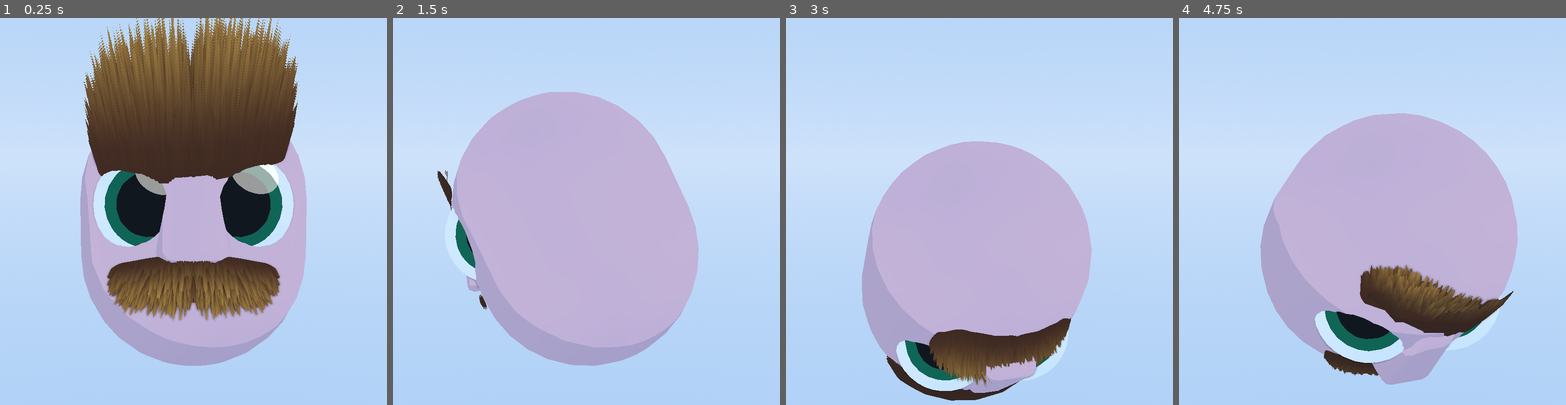
Above: before the commit, frames 1-4 (left to right).
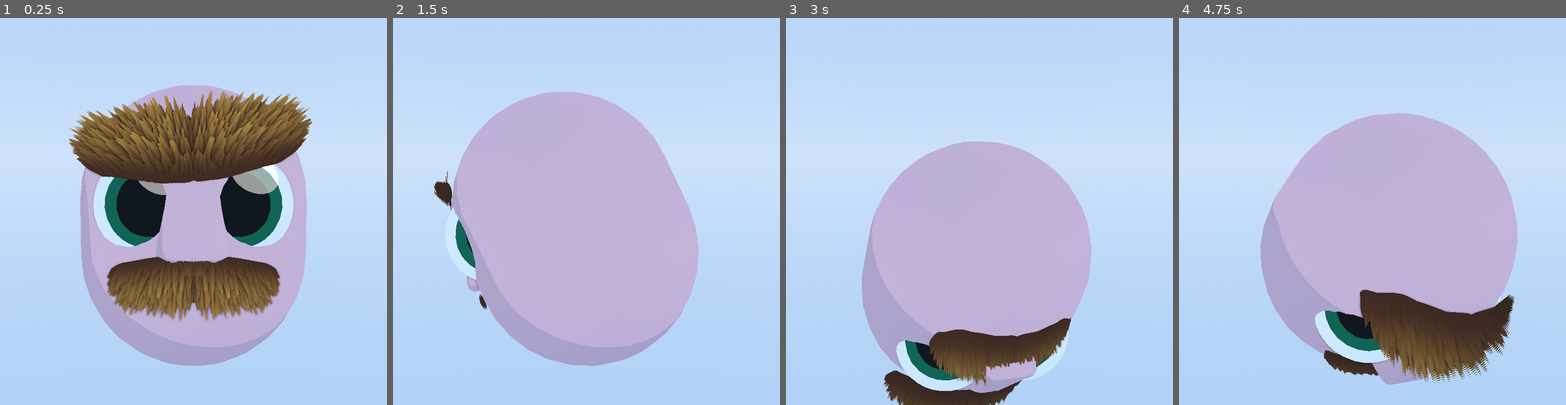
Above: after the commit, the same moments.

Repository: haraldwer/AcerolaFurryChallenge
Game: Godot game, scene res://character.tscn
Two runs of this game, one before a commit and one after it. Both use one fixed random seed, a clock stepped at 60 frames per second and the inputs below.
Inputs (mouse positions are in pixels of both pictures, inside the frame that each line leads up to):
- Up to frame 1 (0.25 s): no input
- Up to frame 2 (1.5 s): move the mouse to (671, 192) at 0.52 s; press the mouse at (671, 192) at 0.53 s; move the mouse to (509, 230) at 1.27 s; release the mouse at (509, 230) at 1.28 s; click (509, 230) at 1.35 s
- Up to frame 3 (3 s): move the mouse to (1018, 126) at 2.02 s; press the mouse at (1018, 126) at 2.03 s; tap Enter at 2.75 s; move the mouse to (960, 288) at 2.77 s; release the mouse at (960, 288) at 2.78 s; click (960, 288) at 2.85 s
- Up to frame 4 (4.75 s): move the mouse to (1488, 269) at 3.52 s; press the mouse at (1488, 269) at 3.53 s; tap Space at 4.25 s; move the mouse to (1256, 153) at 4.27 s; release the mouse at (1256, 153) at 4.28 s; click (1256, 153) at 4.35 s

The runs differ from the first frame. In frame 1, 16% of the frame differs, in the area x 17-81%, y 0-43%; in frame 2, 0.1%; in frame 3, 1.0%; in frame 4, 6.1%.

Commit message:
Godot 4.6 + web

Diff:
--- a/character.tscn
+++ b/character.tscn
@@ -36,64 +36,64 @@
 shader_parameter/eye_black = Color(0, 0, 0, 1)
 shader_parameter/eye_iris = Color(0, 0.415686, 0.294118, 1)
 
-[node name="Node3D" type="Node3D"]
+[node name="Node3D" type="Node3D" unique_id=920409809]
 script = ExtResource("1_ldatg")
 
-[node name="Camera3D" type="Camera3D" parent="."]
+[node name="Camera3D" type="Camera3D" parent="." unique_id=1809371571]
 transform = Transform3D(1, 3.39232e-16, 3.59596e-15, -6.5135e-16, 0.996195, 0.0871558, -3.55271e-15, -0.0871558, 0.996195, 0, 0.85, 5.5)
 environment = SubResource("Environment_c6fb4")
 fov = 35.0
 
-[node name="DirectionalLight3D" type="DirectionalLight3D" parent="."]
+[node name="DirectionalLight3D" type="DirectionalLight3D" parent="." unique_id=974762934]
 transform = Transform3D(-0.505474, 0.769312, 0.39071, -0.0993889, -0.501717, 0.859303, 0.857099, 0.395523, 0.330066, 3.10307, 2.60077, -0.0231068)
 
-[node name="Character" type="Node3D" parent="."]
+[node name="Character" type="Node3D" parent="." unique_id=1512107088]
 
-[node name="Body" type="MeshInstance3D" parent="Character"]
+[node name="Body" type="MeshInstance3D" parent="Character" unique_id=768114311]
 mesh = ExtResource("3_3xmsb")
 skeleton = NodePath("../..")
 surface_material_override/0 = SubResource("ShaderMaterial_pl0kk")
 surface_material_override/1 = ExtResource("4_ssf7j")
 
-[node name="Hair" type="MeshInstance3D" parent="Character"]
+[node name="Hair" type="MeshInstance3D" parent="Character" unique_id=1324529820]
 visible = false
 mesh = ExtResource("1_uxmlh")
 skeleton = NodePath("../..")
 
-[node name="Moustache" type="MeshInstance3D" parent="Character"]
+[node name="Moustache" type="MeshInstance3D" parent="Character" unique_id=549757101]
 transform = Transform3D(1, 0, 0, 0, 1, 0, 0, 0, 1, 0, 0.129775, 1.00441)
 mesh = ExtResource("2_6u6bb")
 skeleton = NodePath("../..")
 surface_material_override/0 = ExtResource("7_6073e")
 script = ExtResource("9_84vkm")
 
-[node name="Brow" type="MeshInstance3D" parent="Character"]
+[node name="Brow" type="MeshInstance3D" parent="Character" unique_id=879580130]
 transform = Transform3D(-1.24937, 1.02892e-07, 0, -1.07219e-07, -1.15535, 0.35736, 2.08258e-08, 0.22441, 1.83983, 0, 0.734301, 0.967548)
 mesh = ExtResource("2_6u6bb")
 skeleton = NodePath("../..")
 surface_material_override/0 = ExtResource("7_6073e")
 script = ExtResource("9_84vkm")
 
-[node name="Nose" type="MeshInstance3D" parent="Character"]
+[node name="Nose" type="MeshInstance3D" parent="Character" unique_id=410220510]
 mesh = ExtResource("10_6mmm4")
 skeleton = NodePath("../..")
 surface_material_override/0 = ExtResource("4_ssf7j")
 
-[node name="Shell" type="Node3D" parent="Character"]
+[node name="Shell" type="Node3D" parent="Character" unique_id=1840117921]
 script = ExtResource("2_tv6s0")
 
-[node name="BrowPoses" type="Node3D" parent="."]
+[node name="BrowPoses" type="Node3D" parent="." unique_id=216805871]
 transform = Transform3D(-1, 1.50996e-07, 9.99835e-16, -1.48226e-07, -0.981654, 0.190672, 2.87907e-08, 0.190672, 0.981654, 0, 0.731944, 0.955414)
 script = ExtResource("2_gpsg7")
 
-[node name="Pose0" type="Node3D" parent="BrowPoses"]
+[node name="Pose0" type="Node3D" parent="BrowPoses" unique_id=1709158676]
 transform = Transform3D(1.24937, -1.64313e-14, 0, 1.42109e-14, 1.17694, -2.98023e-08, -3.55271e-15, 0, 1.71688, 0, 0, 0)
 
-[node name="Pose3" type="Node3D" parent="BrowPoses"]
+[node name="Pose3" type="Node3D" parent="BrowPoses" unique_id=1120647005]
 transform = Transform3D(1.23096, 0.197566, -0.055979, -0.209723, 1.16024, 0.00473326, 0.0407356, 0.00324473, 1.71596, -0.0727013, -0.0473841, -0.00502002)
 
-[node name="Pose2" type="Node3D" parent="BrowPoses"]
+[node name="Pose2" type="Node3D" parent="BrowPoses" unique_id=976439251]
 transform = Transform3D(1.24389, -0.110106, 9.22009e-08, 0.116006, 1.163, 0.209741, -0.0142787, -0.143149, 1.70402, 9.30545e-09, 0.0616279, 0.0198295)
 
-[node name="Pose1" type="Node3D" parent="BrowPoses"]
+[node name="Pose1" type="Node3D" parent="BrowPoses" unique_id=1518360241]
 transform = Transform3D(1.2386, -0.151363, 0.0428878, 0.160677, 1.16717, 0.00276977, -0.0312092, 0.00189875, 1.71634, -2.73124e-08, -0.180882, 0.00224316)
--- a/project.godot
+++ b/project.godot
@@ -8,11 +8,15 @@
 
 config_version=5
 
+[animation]
+
+compatibility/default_parent_skeleton_in_mesh_instance_3d=true
+
 [application]
 
 config/name="AcerolaFurryChallenge"
 run/main_scene="res://character.tscn"
-config/features=PackedStringArray("4.3")
+config/features=PackedStringArray("4.6")
 config/icon="res://icon.svg"
 
 [audio]
--- a/shells.gd
+++ b/shells.gd
@@ -7,7 +7,7 @@
 
 func _ready():
 	createShells($"../Moustache", Vector3(0, 0, 0));
-	createShells($"../Brow", Vector3(0, 50, 0));
+	createShells($"../Brow", Vector3(0, 10, 50));
 	pass
 
 func createShells(ogShell : MeshInstance3D, baseVelocity : Vector3) :
Not shown, changed: Moustache.tga.import
Not shown, added: brow.gd.uid
Not shown, added: character.gd.uid
Not shown, changed: character.obj.import
Not shown: 1 places in character.tscn that only renumber resources
Not shown, changed: export_presets.cfg
Not shown, added: eyes.gdshader.uid
Not shown, changed: hair.obj.import
Not shown, changed: icon.svg.import
Not shown, added: moustache.gdshader.uid
Not shown, changed: moustache.obj.import
Not shown: 2 places in moustache.tres that only renumber resources
(and 7 more such lines)
